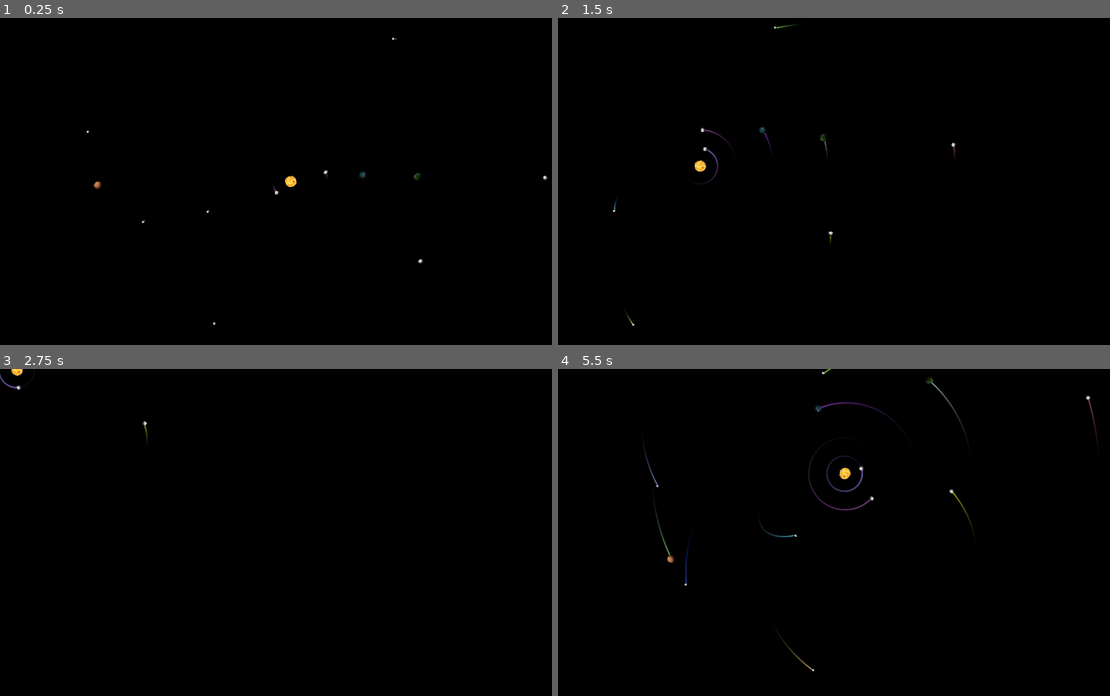
Above: before the commit, frames 1-4 (two rows, left to right).
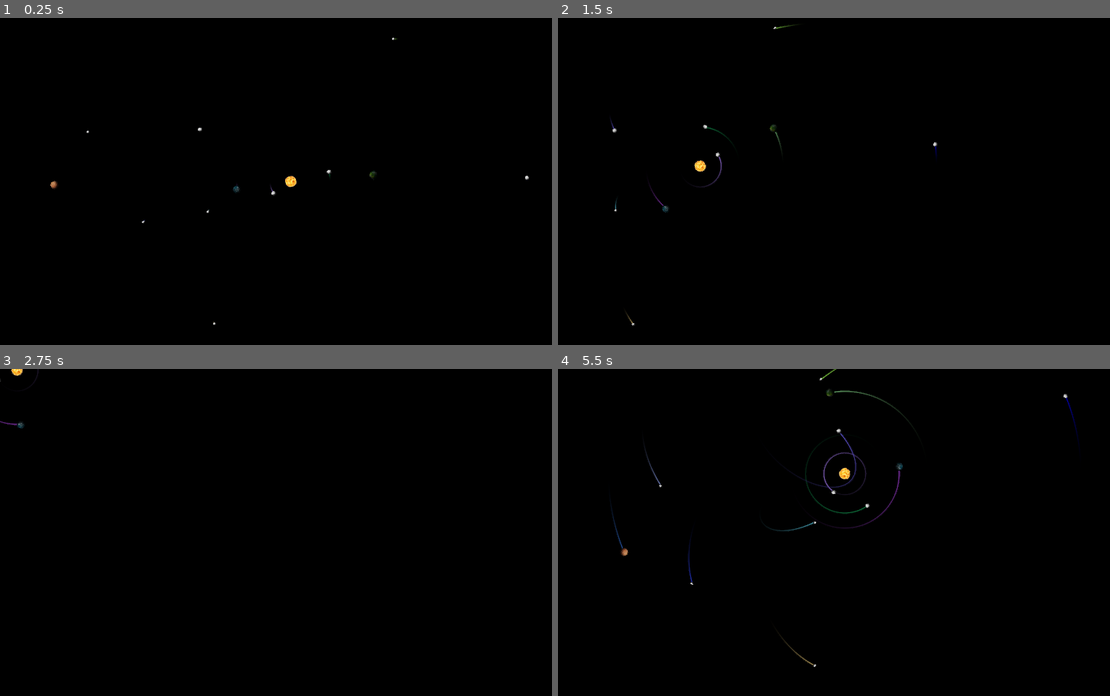
Above: after the commit, the same moments.

Repository: DimalexX/Orbits
Game: Godot game, scene res://Planets.tscn
Same seed, same stepped clock (60 frames per second), same inputs: the game is played once before the commit and once after it.
Inputs (mouse positions are in pixels of both pictures, inside the frame that each line leads up to):
- Up to frame 1 (0.25 s): no input
- Up to frame 2 (1.5 s): move the mouse to (977, 165) at 0.52 s; hold Right (ui_right) 0.53-1.28 s; click (977, 165) at 0.67 s; move the mouse to (734, 197) at 1.27 s; hold Down (ui_down) from 1.28 s (still down)
- Up to frame 3 (2.75 s): move the mouse to (347, 460) at 2.02 s; release Down (ui_down) at 2.03 s; hold Right (ui_right) from 2.03 s (still down)
- Up to frame 4 (5.5 s): move the mouse to (817, 597) at 2.77 s; release Right (ui_right) at 2.78 s; hold Up (ui_up) 2.78-3.53 s; click (817, 597) at 2.92 s; move the mouse to (1021, 581) at 3.52 s; hold Left (ui_left) 3.53-5.03 s; move the mouse to (673, 483) at 4.27 s; move the mouse to (878, 532) at 5.02 s; hold Down (ui_down) from 5.03 s (still down); click (878, 532) at 5.17 s

The runs differ from the first frame. In frame 1, 0.2% of the frame differs, in the area x 9-100%, y 33-76%; in frame 2, 0.4%; in frame 3, 0.1%; in frame 4, 1.4%, in the area x 9-98%, y 0-93%.

Commit message:
Реальные данные солнечной системы. Скучно!

Diff:
--- a/Planet.gd
+++ b/Planet.gd
@@ -8,7 +8,7 @@
 
 
 var other_planets
-var count = 0
+var count: float = 0
 var l2d: AntialiasedLine2D
 var calc_period = false
 var turned = false
@@ -22,7 +22,7 @@
 	other_planets = get_tree().get_nodes_in_group("Planet")
 	other_planets.erase(self)
 	l2d = AntialiasedLine2D.new()
-	l2d.width = 6
+	l2d.width = 5
 	l2d.gradient = Gradient.new()
 	l2d.gradient.set_color(0, Color(0, 0, 0, 0))
 	l2d.gradient.set_color(1, Color(rand_range(0, 1), rand_range(0, 1), rand_range(0, 1), 1))
@@ -52,7 +52,6 @@
 func _process(delta):
 	count += delta
 	if count > LINE_TIMER:
-#		if name == "Mercury" or name == "Moon3": print(linear_velocity.length())
 		check_period()
 		count -= LINE_TIMER
 		if linear_velocity.length() > 50:
@@ -73,4 +72,4 @@
 	for pl in other_planets:
 		pl_global_position = pl.global_position
 		add_central_force(global_position.direction_to(pl_global_position)*
-			mass*pl.mass/global_position.distance_squared_to(pl_global_position)*100)
+			mass*pl.mass/global_position.distance_squared_to(pl_global_position)*0.6) #*0.66725)
--- a/Planets.gd
+++ b/Planets.gd
@@ -6,14 +6,14 @@
 const RND_GEN_ASTEROIDS_MIN_SPEED = 30
 const RND_GEN_ASTEROIDS_MAX_SPEED = 60
 const RND_GEN_ASTEROIDS_ANGLE = 1
-const RND_GEN_ASTEROIDS_MIN_MASS = .1
-const RND_GEN_ASTEROIDS_MAX_MASS = 5
+const RND_GEN_ASTEROIDS_MIN_MASS = .01
+const RND_GEN_ASTEROIDS_MAX_MASS = .01
 const CAM_ZOOM_SPEED = 0.1
 const CAM_MOVE_SPEED = 600
 
 
 onready var PLANET = preload("res://Planet.tscn")
-onready var sol_camera = $Camera2D
+onready var sol_camera = $Sol/Camera2D
 onready var main_star = $Sol
 
 var planets = []
@@ -45,8 +45,12 @@
 		p.get_node("Sprite").scale *= .25
 		add_child(p)
 
-
+#var timer: float = 0
 func _process(delta):
+#	timer += delta
+#	if timer > .5:
+#		timer -= .5
+#		print(sol_camera.get_parent().linear_velocity.length())
 	cam_move = Vector2.ZERO
 	if Input.is_action_pressed("ui_left"):
 		cam_move.x -= CAM_MOVE_SPEED * delta
--- a/Planets.tscn
+++ b/Planets.tscn
@@ -11,7 +11,7 @@
 script = ExtResource( 3 )
 
 [node name="Sol" parent="." instance=ExtResource( 2 )]
-mass = 10000.0
+mass = 1.9891e+06
 __meta__ = {
 "_edit_group_": true
 }
@@ -19,10 +19,36 @@
 [node name="Sprite" parent="Sol" index="0"]
 texture = ExtResource( 4 )
 
+[node name="Camera2D" type="Camera2D" parent="Sol"]
+current = true
+smoothing_enabled = true
+
+[node name="Mercury" parent="." instance=ExtResource( 2 )]
+position = Vector2( -57.9, 0 )
+mass = 0.33
+linear_velocity = Vector2( 0, 143.7 )
+__meta__ = {
+"_edit_group_": true
+}
+
+[node name="Sprite" parent="Mercury" index="0"]
+scale = Vector2( 0.4, 0.4 )
+
+[node name="Venus" parent="." instance=ExtResource( 2 )]
+position = Vector2( 108.2, 0 )
+mass = 4.87
+linear_velocity = Vector2( 0, -105 )
+__meta__ = {
+"_edit_group_": true
+}
+
+[node name="Sprite" parent="Venus" index="0"]
+scale = Vector2( 0.4, 0.4 )
+
 [node name="Earth" parent="." instance=ExtResource( 2 )]
-position = Vector2( 200, 0 )
-mass = 30.0
-linear_velocity = Vector2( 0, -70 )
+position = Vector2( -149.6, 0 )
+mass = 5.97
+linear_velocity = Vector2( 0, 89.4 )
 __meta__ = {
 "_edit_group_": true
 }
@@ -31,81 +57,57 @@
 scale = Vector2( 0.7, 0.7 )
 texture = ExtResource( 5 )
 
-[node name="Earth2" parent="." instance=ExtResource( 2 )]
-position = Vector2( 350, 0 )
-mass = 10.0
-linear_velocity = Vector2( 0, -53 )
-__meta__ = {
-"_edit_group_": true
-}
-
-[node name="Sprite" parent="Earth2" index="0"]
-scale = Vector2( 0.7, 0.7 )
-texture = ExtResource( 6 )
-
 [node name="Mars" parent="." instance=ExtResource( 2 )]
-position = Vector2( -530, 0 )
-mass = 50.0
-linear_velocity = Vector2( 0, 44 )
+position = Vector2( 227.9, 0 )
+mass = 0.64
+linear_velocity = Vector2( 0, -72.3 )
 __meta__ = {
 "_edit_group_": true
 }
 
 [node name="Sprite" parent="Mars" index="0"]
 scale = Vector2( 0.7, 0.7 )
-texture = ExtResource( 1 )
+texture = ExtResource( 6 )
 
-[node name="Mercury" parent="." instance=ExtResource( 2 )]
-position = Vector2( -50, 0 )
-linear_velocity = Vector2( 0, 140 )
+[node name="Jupiter" parent="." instance=ExtResource( 2 )]
+position = Vector2( -650, 0 )
+mass = 1898.8
+linear_velocity = Vector2( 0, 40 )
 __meta__ = {
 "_edit_group_": true
 }
 
-[node name="Sprite" parent="Mercury" index="0"]
-scale = Vector2( 0.4, 0.4 )
+[node name="Sprite" parent="Jupiter" index="0"]
+scale = Vector2( 0.7, 0.7 )
+texture = ExtResource( 1 )
 
-[node name="Moon3" parent="." instance=ExtResource( 2 )]
-position = Vector2( 100, 0 )
-linear_velocity = Vector2( 0, -100 )
+[node name="Asteroid" parent="." instance=ExtResource( 2 )]
+position = Vector2( -250, -150 )
+mass = 0.01
+linear_velocity = Vector2( 0, 30 )
 __meta__ = {
 "_edit_group_": true
 }
 
-[node name="Sprite" parent="Moon3" index="0"]
+[node name="Sprite" parent="Asteroid" index="0"]
 scale = Vector2( 0.4, 0.4 )
 
-[node name="Moon4" parent="." instance=ExtResource( 2 )]
-position = Vector2( 356, 227 )
-mass = 0.1
-linear_velocity = Vector2( 5, -25 )
+[node name="Asteroid2" parent="." instance=ExtResource( 2 )]
+position = Vector2( 650, 0 )
+mass = 0.01
+linear_velocity = Vector2( 0, -40 )
 __meta__ = {
 "_edit_group_": true
 }
 
-[node name="Sprite" parent="Moon4" index="0"]
+[node name="Sprite" parent="Asteroid2" index="0"]
 scale = Vector2( 0.4, 0.4 )
 
-[node name="FarMoon" parent="." instance=ExtResource( 2 )]
-position = Vector2( 700, 0 )
-mass = 10.0
-linear_velocity = Vector2( 0, -39 )
-__meta__ = {
-"_edit_group_": true
-}
-
-[node name="Sprite" parent="FarMoon" index="0"]
-scale = Vector2( 0.4, 0.4 )
-
-[node name="Camera2D" type="Camera2D" parent="."]
-current = true
-smoothing_enabled = true
-
 [editable path="Sol"]
+[editable path="Mercury"]
+[editable path="Venus"]
 [editable path="Earth"]
-[editable path="Earth2"]
 [editable path="Mars"]
-[editable path="Mercury"]
-[editable path="Moon3"]
-[editable path="Moon4"]
-[editable path="FarMoon"]
+[editable path="Jupiter"]
+[editable path="Asteroid"]
+[editable path="Asteroid2"]
